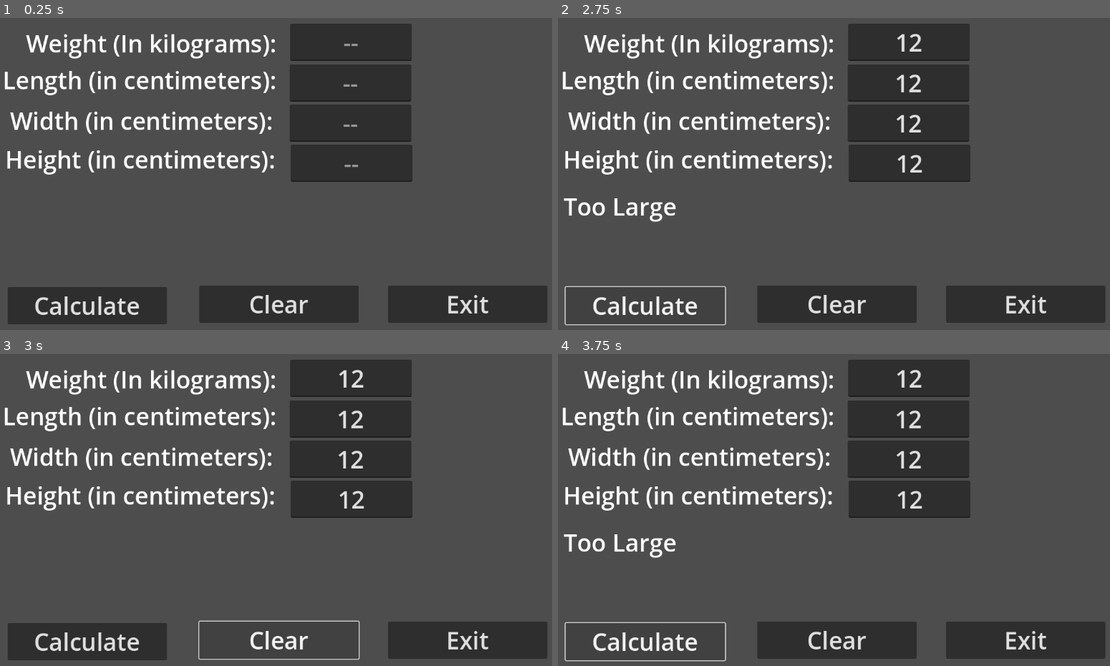
Above: before the commit, frames 1-4 (two rows, left to right).
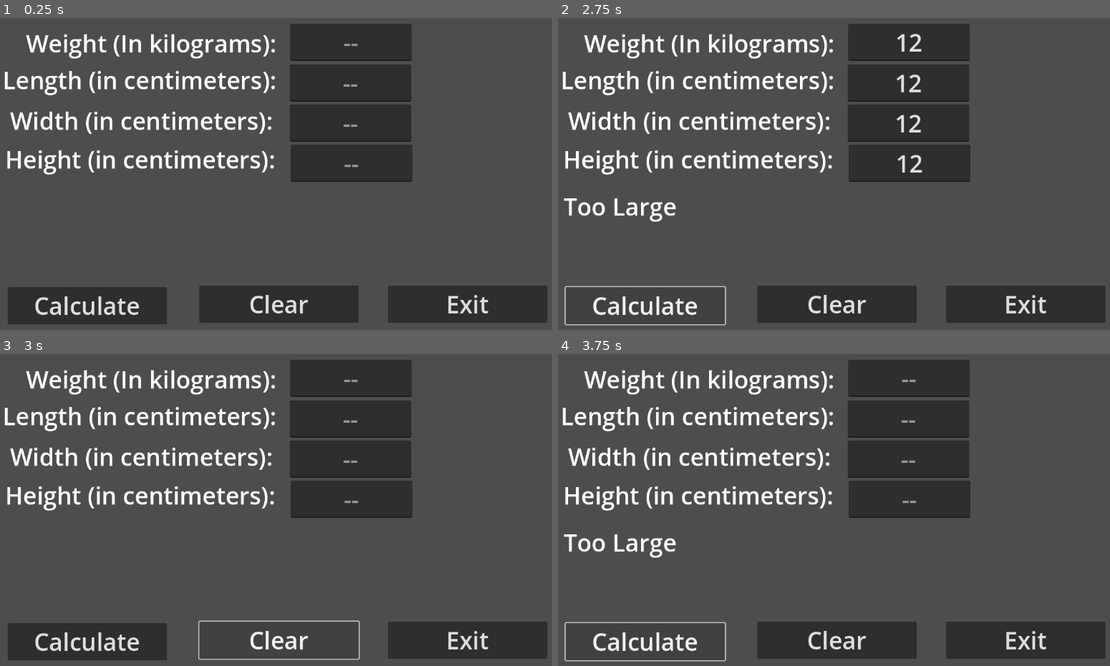
Above: after the commit, the same moments.

Repository: janssen-r/game-design-1
Game: Godot game, scene res://lp_4_2.tscn
Same seed, same stepped clock (60 frames per second), same inputs: the game is played once before the commit and once after it. The project has no main scene, so this scene is started directly.
Inputs (mouse positions are in pixels of both pictures, inside the frame that each line leads up to):
- Up to frame 1 (0.25 s): no input
- Up to frame 2 (2.75 s): click (911, 42) at 0.52 s; type "12" at 0.6 s; click (905, 83) at 0.75 s; type "12" at 0.83 s; click (905, 124) at 0.98 s; type "12" at 1.07 s; click (911, 164) at 1.27 s; type "12" at 1.35 s; click "Calculate" at 2 s
- Up to frame 3 (3 s): click "Clear" at 2.75 s
- Up to frame 4 (3.75 s): click "Calculate" at 3.5 s

Frames 1-2 are identical in both runs. In frame 3, 0.5% of the frame differs, in the area x 61-67%, y 5-50%; in frame 4, 0.5%.
Error before the commit: Invalid access to property or key 'text' on a base object of type 'null instance'. (res://lp_4_2.gd:29)

Commit message:
Update 9/18

Diff:
--- a/lp_4_2.gd
+++ b/lp_4_2.gd
@@ -26,7 +26,10 @@
 
 func _on_btn_clear_pressed() -> void:
 	$lblOutput.text = ""
-	$txtHight.text
+	$txtHeight.text = ""
+	$txtWidth.text = ""
+	$txtLength.text = ""
+	$txtWeight.text = ""
 
 func _on_btn_exit_pressed() -> void:
-	pass # Replace with function body.
+	get_tree().quit()
--- /dev/null
+++ b/lp_4_3.tscn
@@ -0,0 +1,63 @@
+[gd_scene load_steps=2 format=3 uid="uid://nkla8bif6d84"]
+
+[ext_resource type="Theme" uid="uid://cv1o3wmjapddp" path="res://BigFont.tres" id="1_ps3yh"]
+
+[node name="lp_4_3" type="Control"]
+layout_mode = 3
+anchors_preset = 15
+anchor_right = 1.0
+anchor_bottom = 1.0
+grow_horizontal = 2
+grow_vertical = 2
+
+[node name="txtEggNum" type="LineEdit" parent="."]
+layout_mode = 0
+offset_left = 414.0
+offset_top = 12.0
+offset_right = 679.0
+offset_bottom = 108.0
+theme = ExtResource("1_ps3yh")
+placeholder_text = "--"
+alignment = 1
+
+[node name="lblEggNum" type="Label" parent="."]
+layout_mode = 0
+offset_left = 11.0
+offset_top = 30.0
+offset_right = 393.0
+offset_bottom = 121.0
+theme = ExtResource("1_ps3yh")
+text = "Number of eggs:"
+
+[node name="Label" type="Label" parent="."]
+layout_mode = 0
+offset_left = 178.0
+offset_top = 144.0
+offset_right = 556.0
+offset_bottom = 228.0
+theme = ExtResource("1_ps3yh")
+text = "Price:"
+
+[node name="btnCalc" type="Button" parent="."]
+offset_left = 20.0
+offset_top = 501.0
+offset_right = 364.0
+offset_bottom = 625.0
+theme = ExtResource("1_ps3yh")
+text = "Calculate"
+
+[node name="btnClear" type="Button" parent="."]
+offset_left = 402.0
+offset_top = 501.0
+offset_right = 746.0
+offset_bottom = 625.0
+theme = ExtResource("1_ps3yh")
+text = "Clear"
+
+[node name="btnExit" type="Button" parent="."]
+offset_left = 789.0
+offset_top = 504.0
+offset_right = 1133.0
+offset_bottom = 628.0
+theme = ExtResource("1_ps3yh")
+text = "Exit"
